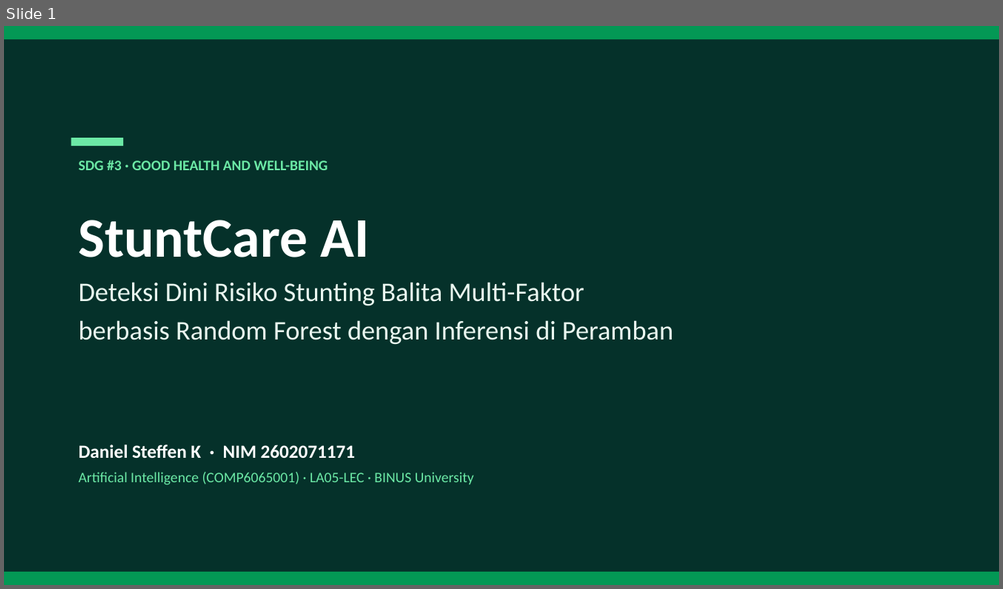
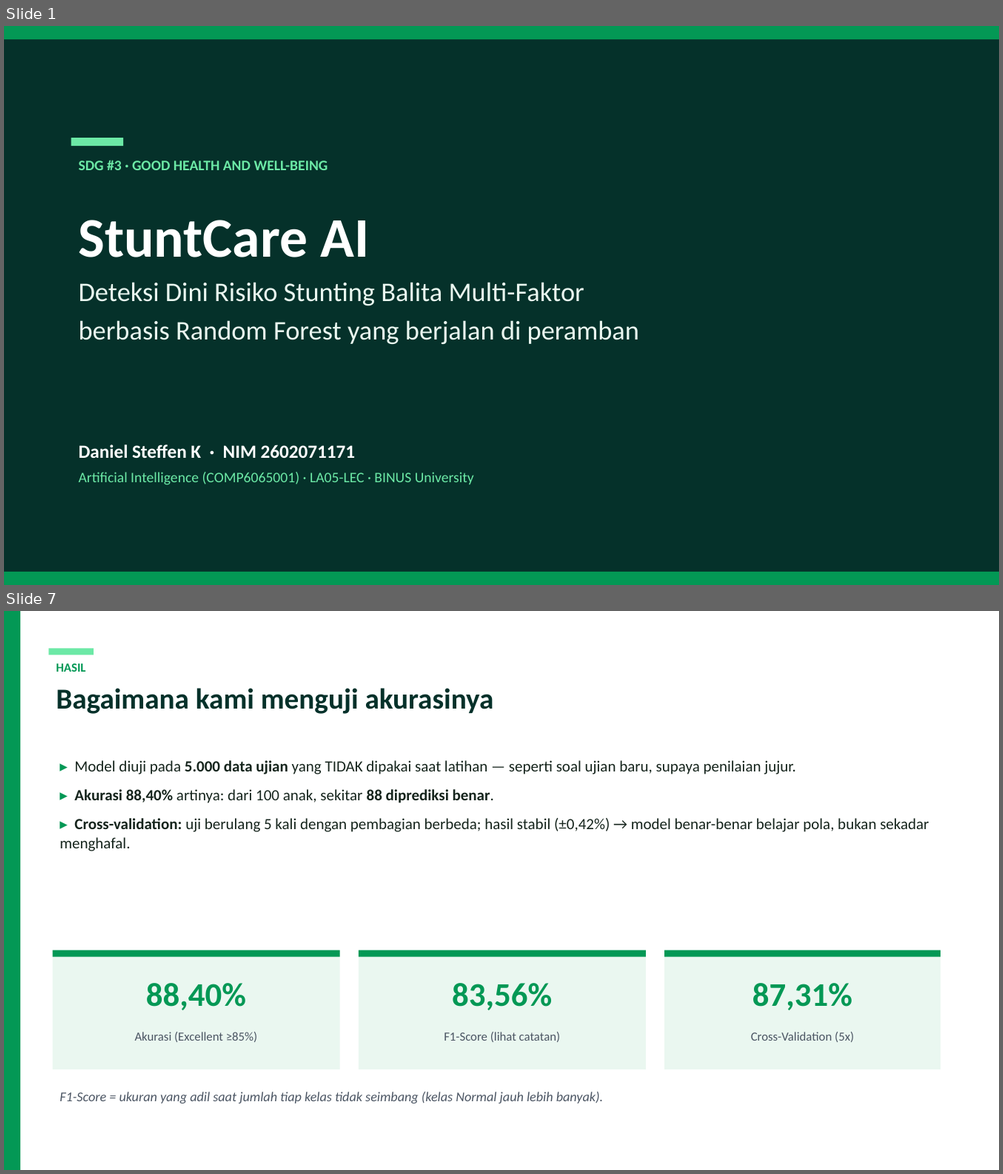
Before and after one commit to steffenkwik/machinelearning-ai, a slide deck: StuntCare_AI_Presentation.pptx. Shown one above the other, each under a label of ours: slide 1 before the commit, slides 1 and 7 after it; the slides between them are not shown. The pictures are 1003x589 and 1003x1174 pixels, drawn with LibreOffice and Linux fonts; fonts in the diff are those of the drawing. Boxes give left, top, right and bottom in pixels: in the first picture for what was removed or moved away, otherwise in the second. Text is boxed around its words. In the diff, an @@ line names an element or a change of style, - is before the commit and + after.

```diff
--- a/StuntCare_AI_Presentation.pptx
+++ b/StuntCare_AI_Presentation.pptx
@@ slide 7 added at (4,611,999,1170), background #FFFFFF @@
@@ rectangle added at (4,611,20,1170), fill #039855 @@
@@ rectangle added at (48,648,94,655), fill #6CE9A6 @@
@@ text added at (56,664,85,672), 12 pt, text #039855, bold @@
+HASIL
@@ text added at (56,688,494,714), 28 pt, text #05312A, bold @@
+Bagaimana kami menguji akurasinya
@@ text added at (60,760,928,851), 15 pt, text #15241C @@
+▸ Model diuji pada 5.000 data ujian yang TIDAK dipakai saat latihan — seperti soal ujian baru, supaya penilaian jujur.
+▸ Akurasi 88,40% artinya: dari 100 anak, sekitar 88 diprediksi benar.
+▸ Cross-validation: uji berulang 5 kali dengan pembagian berbeda; hasil stabil (±0,42%) → model benar-benar belajar pola, bukan sekadar menghafal.
@@ rectangle added at (53,951,340,1070), fill #EAF7F0 @@
@@ rectangle added at (53,951,340,957), fill #039855 @@
@@ rectangle added at (358,951,646,1070), fill #EAF7F0 @@
@@ rectangle added at (358,951,646,957), fill #039855 @@
@@ rectangle added at (664,951,940,1070), fill #EAF7F0 @@
@@ rectangle added at (664,951,940,957), fill #039855 @@
@@ text added at (146,983,246,1011), 32 pt, text #039855, bold @@
+88,40%
@@ text added at (452,983,552,1011), 32 pt, text #039855, bold @@
+83,56%
@@ text added at (752,983,852,1011), 32 pt, text #039855, bold @@
+87,31%
@@ text added at (135,1032,257,1042), 12 pt, text #4B5563 @@
+Akurasi (Excellent ≥85%)
@@ text added at (444,1032,560,1042), 12 pt, text #4B5563 @@
+F1-Score (lihat catatan)
@@ text added at (751,1032,854,1042), 12 pt, text #4B5563 @@
+Cross-Validation (5x)
@@ text added at (60,1092,603,1104), 13 pt, text #4B5563, italic @@
+F1-Score = ukuran yang adil saat jumlah tiap kelas tidak seimbang (kelas Normal jauh lebih banyak).
@@ slide 1 changed as well @@
@@ text at (79,321,639,345): text changed @@
-berbasis Random Forest dengan Inferensi di Peramban
+berbasis Random Forest yang berjalan di peramban
```
Also in this commit, not shown: 7 other slides changed, 5 other slides added, 6 slides removed, 7 other files.
